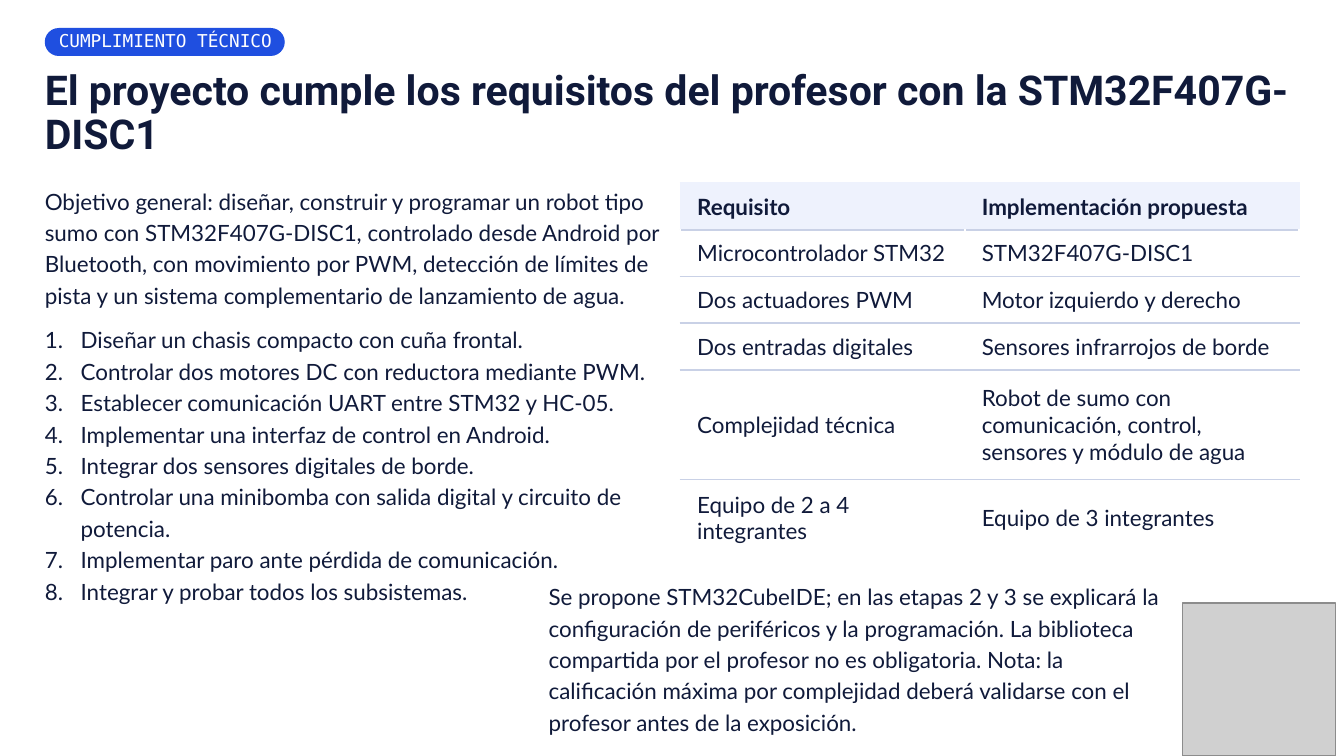
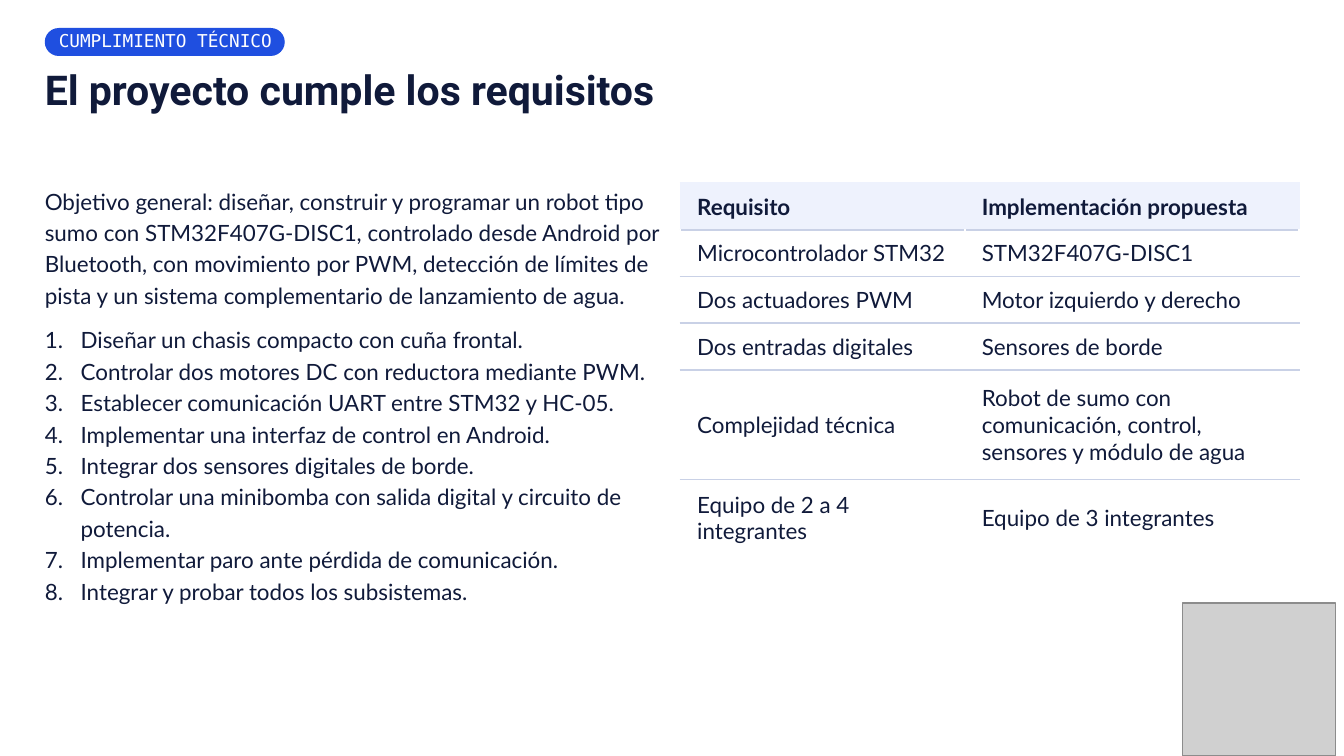
Before and after one commit to JoelTello03/SysEmb_RobotSumo_LIME01_SepDic2026, a slide deck: slide 3 of presentacion/Proyecto Final SE.pptx. Drawn at 1344x756 pixels with LibreOffice and Linux fonts; fonts in the diff are those of the drawing; grey boxes stand for pictures; background and template pictures are left out. Boxes give left, top, right and bottom in pixels: in the first picture for what was removed or moved away, otherwise in the second. Text is boxed around its words. In the diff, an @@ line names an element or a change of style, - is before the commit and + after.

```diff
--- a/presentacion/Proyecto Final SE.pptx
+++ b/presentacion/Proyecto Final SE.pptx
@@ text at [45,74,654,114]: text changed @@
-El proyecto cumple los requisitos del profesor con la STM32F407G-DISC1
+El proyecto cumple los requisitos
@@ table at [680,183,1300,556] @@
-row 4, column 2: Sensores infrarrojos de borde
+row 4, column 2: Sensores de borde
@@ text removed at [549,588,1158,735] @@
-Se propone STM32CubeIDE; en las etapas 2 y 3 se explicará la configuración de periféricos y la programación. La biblioteca compartida por el profesor no es obligatoria. Nota: la calificación máxima por complejidad deberá validarse con el profesor antes de la exposición.
```
Also in this commit, not shown: 3 other slides changed, 2 slides removed.
